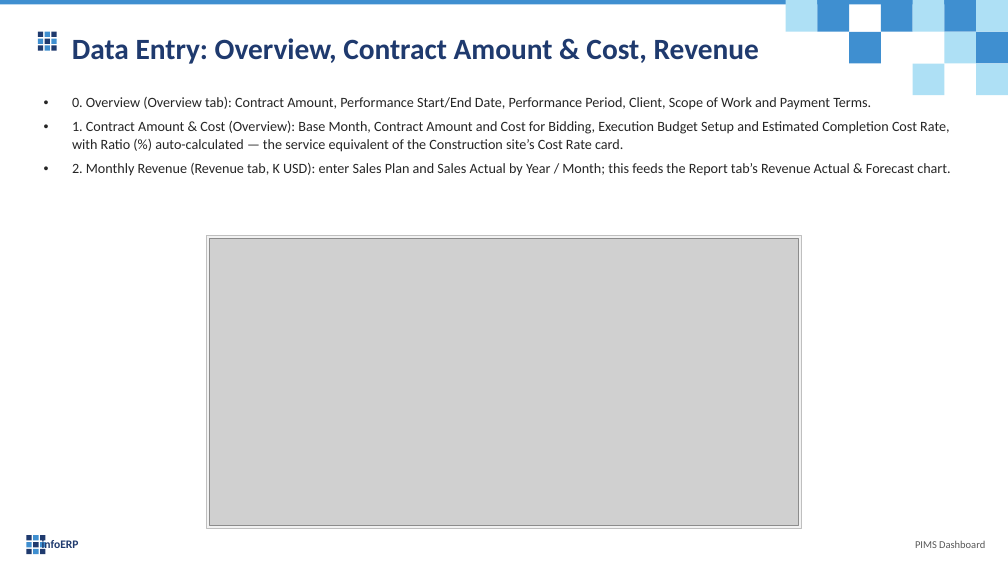
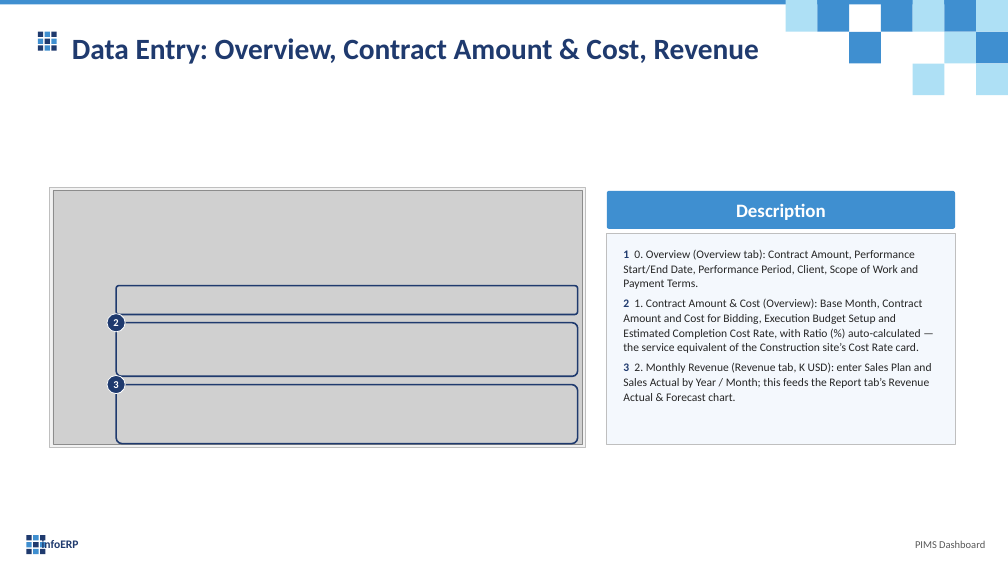
Before and after one commit to truongCLT/PIMS-DASHBOARD, a slide deck: slide 35 of docs/PIMS_Dashboard_User_Guide_V1.pptx. Drawn at 1008x567 pixels with LibreOffice and Linux fonts; fonts in the diff are those of the drawing; grey boxes stand for pictures. Boxes give left, top, right and bottom in pixels: in the first picture for what was removed or moved away, otherwise in the second. Text is boxed around its words. In the diff, an @@ line names an element or a change of style, - is before the commit and + after.

```diff
--- a/docs/PIMS_Dashboard_User_Guide_V1.pptx
+++ b/docs/PIMS_Dashboard_User_Guide_V1.pptx
@@ rectangle: place and size @@
-rectangle at [206, 235, 802, 529]
+rectangle at [50, 188, 585, 447]
@@ picture: place and size @@
-picture at [209, 238, 799, 526]
+picture at [53, 191, 582, 444]
@@ rounded rectangle added at [607, 191, 956, 228], fill #3F8FD0, 18 pt, text #FFFFFF, bold @@
+Description
@@ rectangle added at [607, 234, 956, 444], fill #F4F8FD, outline #BFBFBF 0.75 pt @@
@@ text at [623, 250, 932, 401]: text changed; size 13.5 to 11 pt @@
-• 0. Overview (Overview tab): Contract Amount, Performance Start/End Date, Performance Period, Client, Scope of Work and Payment Terms.
-• 1. Contract Amount & Cost (Overview): Base Month, Contract Amount and Cost for Bidding, Execution Budget Setup and Estimated Completion Cost Rate, with Ratio (%) auto-calculated — the service equivalent of the Construction site’s Cost Rate card.
-• 2. Monthly Revenue (Revenue tab, K USD): enter Sales Plan and Sales Actual by Year / Month; this feeds the Report tab’s Revenue Actual & Forecast chart.
+1 0. Overview (Overview tab): Contract Amount, Performance Start/End Date, Performance Period, Client, Scope of Work and Payment Terms.
+2 1. Contract Amount & Cost (Overview): Base Month, Contract Amount and Cost for Bidding, Execution Budget Setup and Estimated Completion Cost Rate, with Ratio (%) auto-calculated — the service equivalent of the Construction site’s Cost Rate card.
+3 2. Monthly Revenue (Revenue tab, K USD): enter Sales Plan and Sales Actual by Year / Month; this feeds the Report tab’s Revenue Actual & Forecast chart.
@@ rounded rectangle added at [116, 286, 578, 315], outline #1F3A6E 1.5 pt @@
@@ ellipse added at [107, 314, 126, 332], fill #1F3A6E, outline #FFFFFF 0.75 pt, 10 pt, text #FFFFFF, bold @@
+2
@@ rounded rectangle added at [116, 323, 578, 377], outline #1F3A6E 1.5 pt @@
@@ ellipse added at [107, 376, 126, 394], fill #1F3A6E, outline #FFFFFF 0.75 pt, 10 pt, text #FFFFFF, bold @@
+3
@@ rounded rectangle added at [116, 385, 578, 444], outline #1F3A6E 1.5 pt @@
```
Also in this commit, not shown: 29 other slides changed, 2 other files.
